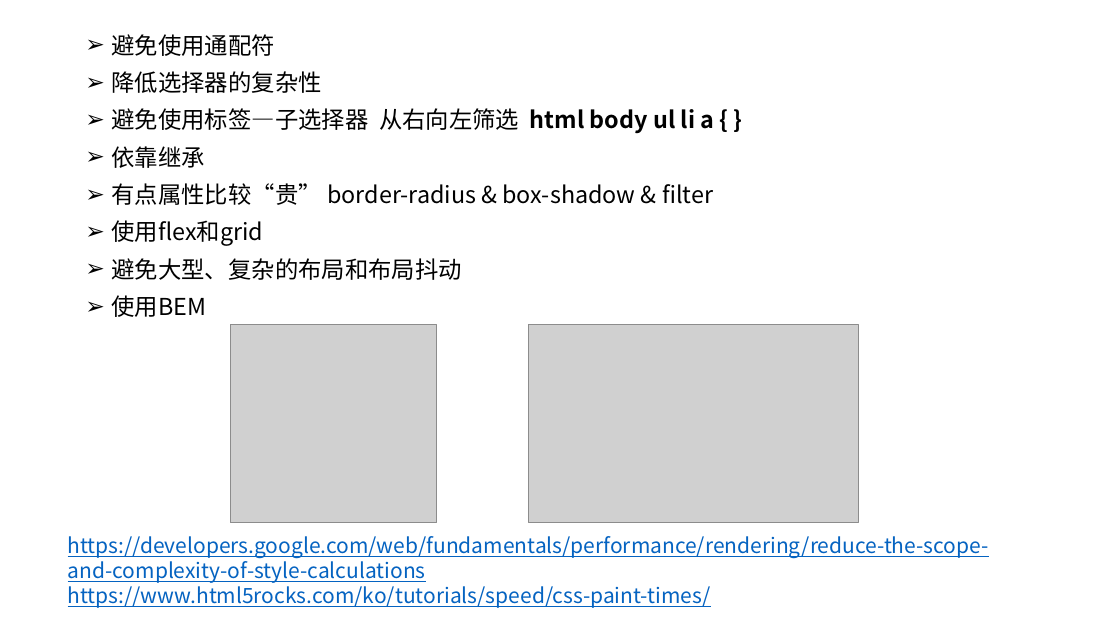
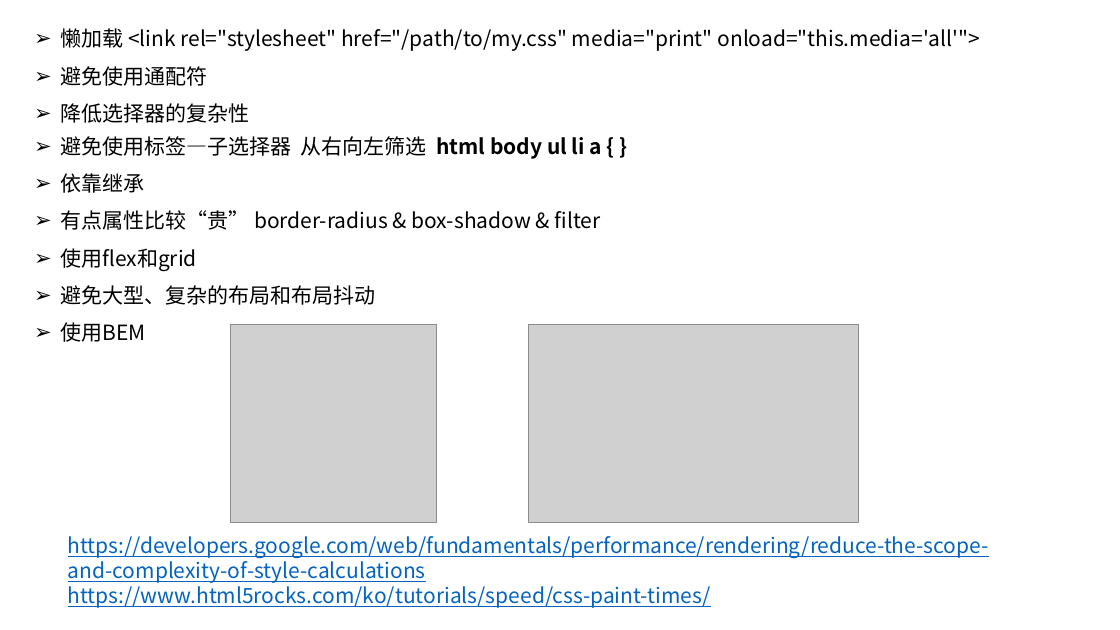
Before and after one commit to dzgcsmthmt/practice, a slide deck: slide 12 of 前端性能.pptx. Drawn at 1120x630 pixels with LibreOffice and Linux fonts; fonts in the diff are those of the drawing; grey boxes stand for pictures. Boxes give left, top, right and bottom in pixels: in the first picture for what was removed or moved away, otherwise in the second. Text is boxed around its words. In the diff, an @@ line names an element or a change of style, - is before the commit and + after.

```diff
--- a/前端性能.pptx
+++ b/前端性能.pptx
@@ text "懒加载 <link rel="stylesheet" href="/path/to/my.css" media="pri ...": place and size @@
-text "懒加载 <link rel="stylesheet" href="/path/to/my.css" media="pri ..." at (112,34,715,317)
+text "懒加载 <link rel="stylesheet" href="/path/to/my.css" media="pri ..." at (60,28,980,342)
@@ text at (60,28,980,51): paragraph added @@
+➢ 懒加载 <link rel="stylesheet" href="/path/to/my.css" media="print" onload="this.media='all'">
@@ text at (60,66,602,342): size 20 to 18 pt in "避免使用通配符", "降低选择器的复杂性", "避免使用标签—子选择器 从右向左筛选 html body ul li a ...", "依靠继承" and 4 more places; line spacing 32pt to 28pt @@
```
Also in this commit, not shown: 2 other files.
